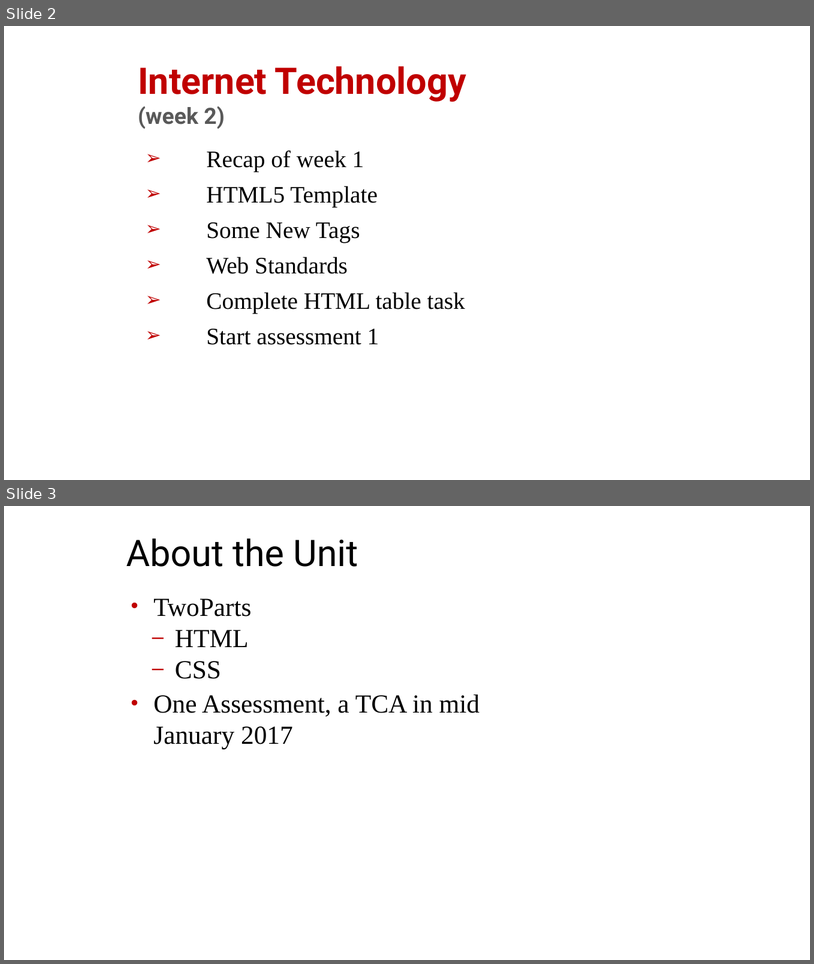
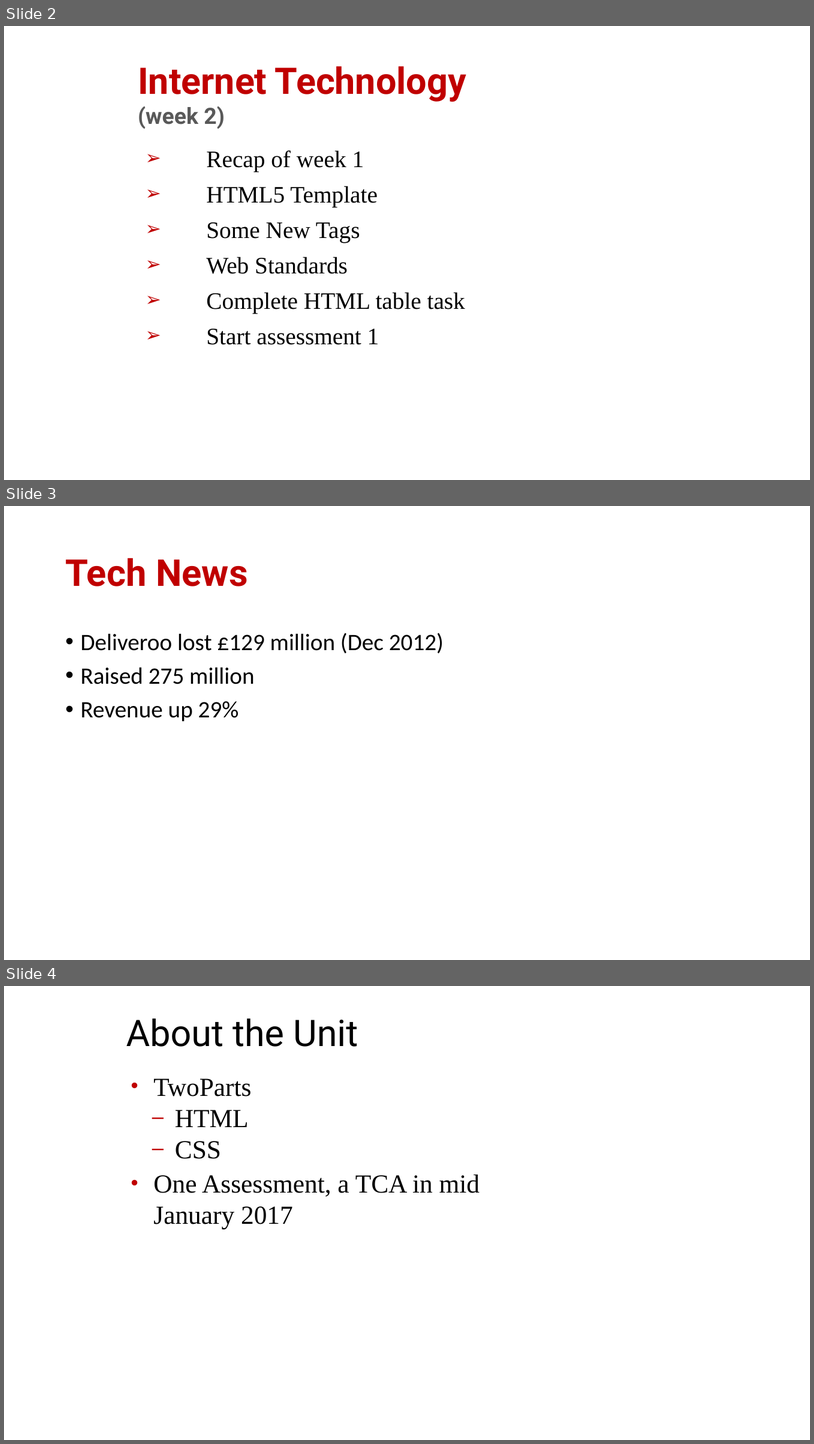
Before and after one commit to joeappleton18/cda400_2017, a slide deck: sessions/week2/slides.pptx. Shown one above the other, each under a label of ours: slides 2 and 3 before the commit, slides 2, 3 and 4 after it. The pictures are 814x964 and 814x1444 pixels, drawn with LibreOffice and Linux fonts; fonts in the diff are those of the drawing. Boxes give left, top, right and bottom in pixels: in the first picture for what was removed or moved away, otherwise in the second. Text is boxed around its words. In the diff, an @@ line names an element or a change of style, - is before the commit and + after.

```diff
--- a/sessions/week2/slides.pptx
+++ b/sessions/week2/slides.pptx
@@ slide 3 added at bbox=[4, 506, 810, 960], background #FFFFFF @@
@@ title added at bbox=[65, 558, 248, 586], 44 pt, text #C00000, bold @@
+Tech News
@@ text added at bbox=[81, 633, 444, 721], 28 pt, text #000000 @@
+• Deliveroo lost £129 million (Dec 2012)
+• Raised 275 million
+• Revenue up 29%
@@ what was slide 3 is now slide 4 @@
```
Also in this commit, not shown: 9 other files.
